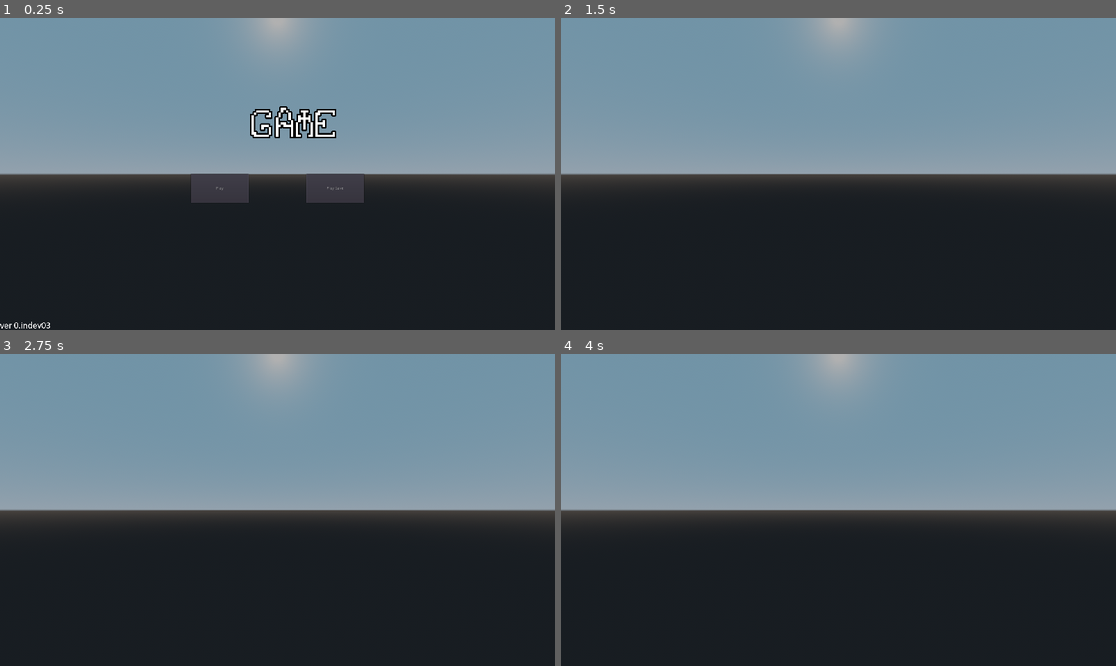
Above: before the commit, frames 1-4 (two rows, left to right).
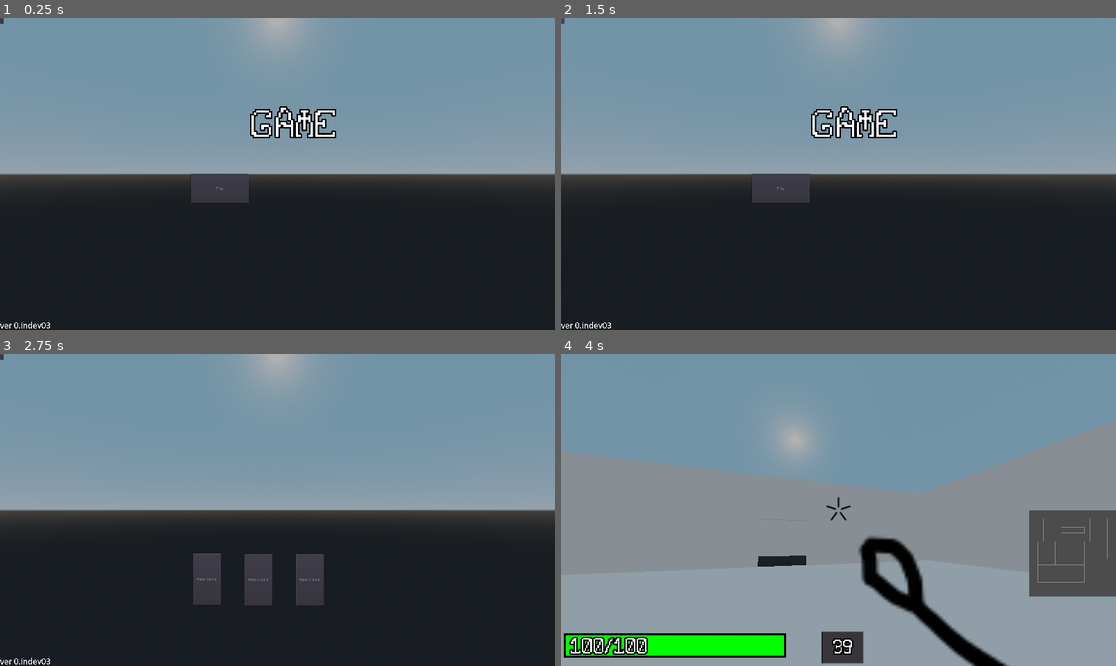
Above: after the commit, the same moments.

Repository: gc-27/Untitled_Proj_Game
Game: Godot game, scene res://Game Assets/world.tscn
Two runs of this game, one before a commit and one after it. Both use one fixed random seed, a clock stepped at 60 frames per second and the inputs below. The engine's default icon, where the game draws it, is replaced by a stand-in: a white triangle on a blue panel in a dark square.
Inputs (mouse positions are in pixels of both pictures, inside the frame that each line leads up to):
- Up to frame 1 (0.25 s): no input
- Up to frame 2 (1.5 s): click (894, 189) at 0.5 s, where only the run before the commit has a clickable "Play Save"; click (561, 21) at 1.27 s
- Up to frame 3 (2.75 s): click (222, 525) at 2 s, where only the run after the commit has a clickable "Play"
- Up to frame 4 (4 s): click (766, 578) at 2.75 s, where only the run after the commit has a clickable "New Game"; move the mouse to (866, 510) at 3.52 s; hold W (wiz_forward) from 3.53 s (still down); tap Q (technique) at 3.6 s; tap Space (jump) at 3.77 s

The runs differ from the first frame. In frame 1, 0.7% of the frame differs, in the area x 0-66%, y 0-60%; in frame 2, 1.8%; in frame 3, 2.6%; in frame 4, 51%, in the area x 0-100%, y 0-100%.

Commit message:
coding

Diff:
--- a/Game Assets/Main Menu/menu.tscn
+++ b/Game Assets/Main Menu/menu.tscn
@@ -17,6 +17,7 @@
 [node name="Control" type="Control"]
 anchor_right = 1.0
 anchor_bottom = 1.0
+script = ExtResource( 1 )
 
 [node name="Play Button" type="Button" parent="."]
 margin_left = 660.0
@@ -24,15 +25,6 @@
 margin_right = 860.0
 margin_bottom = 640.0
 text = "Play"
-script = ExtResource( 1 )
-
-[node name="Play Save Button" type="Button" parent="."]
-margin_left = 1060.0
-margin_top = 540.0
-margin_right = 1260.0
-margin_bottom = 640.0
-text = "Play Save"
-script = ExtResource( 1 )
 
 [node name="Title" type="RichTextLabel" parent="."]
 anchor_right = 0.112
@@ -55,5 +47,37 @@
 text = "ver 0.indev03"
 scroll_active = false
 
-[connection signal="pressed" from="Play Button" to="Play Button" method="_on_Play_Button_pressed"]
-[connection signal="pressed" from="Play Save Button" to="Play Button" method="_on_Play_Save_Button_pressed"]
+[node name="BackButton" type="Button" parent="."]
+margin_right = 12.0
+margin_bottom = 20.0
+
+[node name="SaveButtons" type="Control" parent="."]
+visible = false
+margin_right = 40.0
+margin_bottom = 40.0
+
+[node name="SaveButton1" type="Button" parent="SaveButtons"]
+margin_left = 667.0
+margin_top = 691.0
+margin_right = 764.0
+margin_bottom = 869.0
+text = "Save 1"
+
+[node name="SaveButton2" type="Button" parent="SaveButtons"]
+margin_left = 846.0
+margin_top = 693.0
+margin_right = 943.0
+margin_bottom = 871.0
+text = "Save 2"
+
+[node name="SaveButton3" type="Button" parent="SaveButtons"]
+margin_left = 1024.0
+margin_top = 693.0
+margin_right = 1121.0
+margin_bottom = 871.0
+text = "Save 3"
+
+[connection signal="pressed" from="Play Button" to="." method="_on_Play_Button_pressed"]
+[connection signal="pressed" from="SaveButtons/SaveButton1" to="." method="_on_SaveButton1_pressed"]
+[connection signal="pressed" from="SaveButtons/SaveButton2" to="." method="_on_SaveButton2_pressed"]
+[connection signal="pressed" from="SaveButtons/SaveButton3" to="." method="_on_SaveButton3_pressed"]
--- a/Game Assets/Main Menu/playbutton.gd
+++ b/Game Assets/Main Menu/playbutton.gd
@@ -1,14 +1,61 @@
-extends Button
+extends Control
+
+var save_1_exists
+var save_2_exists
+var save_3_exists
+
+var previous_menus = []
+var current_menu
+
+
 
 
 func _ready():
 	pass
 
 func _on_Play_Button_pressed():
-	owner.hide()
-	global.start_game()
+	$Title.hide()
+	$"Play Button".hide()
+	$SaveButtons.show()
+	var save_game = File.new()
 
-func _on_Play_Save_Button_pressed():
-	owner.hide()
-	global.loading_from_save = true
-	global.load_game()
+	save_1_exists = save_game.file_exists("user://savegame1.save")
+	$SaveButtons/SaveButton1.text = "Load Game" if save_1_exists else "New Game"
+
+	save_2_exists = save_game.file_exists("user://savegame2.save")
+	$SaveButtons/SaveButton2.text = "Load Game" if save_2_exists else "New Game"
+
+	save_3_exists = save_game.file_exists("user://savegame3.save")
+	$SaveButtons/SaveButton3.text = "Load Game" if save_3_exists else "New Game"
+
+
+
+
+
+
+func _on_SaveButton1_pressed():
+	hide()
+	global.save_file = 1
+	if save_1_exists:
+		global.loading_from_save = true
+		global.load_game()
+	else:
+		global.start_game()
+
+func _on_SaveButton2_pressed():
+	hide()
+	global.save_file = 2
+	if save_2_exists:
+		global.loading_from_save = true
+		global.load_game()
+	else:
+		global.start_game()
+
+func _on_SaveButton3_pressed():
+	hide()
+	global.save_file = 3
+	if save_3_exists:
+		global.loading_from_save = true
+		global.load_game()
+	else:
+		global.start_game()
--- a/Game Assets/Rooms/generation/levelgeneration.gd
+++ b/Game Assets/Rooms/generation/levelgeneration.gd
@@ -114,6 +114,7 @@
 func generate():
 	gen_room_pos = Vector3(0,0,0)
 	gen_room = global.read_json("res://Data/rooms_data/difficulty_null.json").starting_room
+	room_name = "starting_room"
 	for i in room_count:
 		randomize()
 		checkerN.transform.origin = Vector3(gen_room_pos.x + side_origins.N[0],0,gen_room_pos.z+ side_origins.N[2])
--- a/Game Assets/Rooms/generation/roomcheck.tscn
+++ b/Game Assets/Rooms/generation/roomcheck.tscn
@@ -4,7 +4,7 @@
 
 [sub_resource type="BoxShape" id=1]
 
-[node name="area" type="Spatial"]
+[node name="area" type="Spatial" groups=["checkers"]]
 
 [node name="Area" type="Area" parent="."]
 
--- a/Game Assets/Rooms/generation/roomspawner.gd
+++ b/Game Assets/Rooms/generation/roomspawner.gd
@@ -14,8 +14,7 @@
 			spawn.dead = enemy.dead
 			spawn.transform.origin = Vector3(enemy.pos_x, enemy.pos_y, enemy.pos_z)
 			room.enemies.append(spawn)
-		if room.enemies == []:
-			room.room_cleared = true
+
 
 func parse_pickup_data(pickupdat):
 	for pickup in pickupdat:
--- a/Game Assets/Rooms/roomscript.gd
+++ b/Game Assets/Rooms/roomscript.gd
@@ -1,16 +1,17 @@
 extends Node
 
 var room_id
-var room_cleared
+var room_cleared = false
 var enemies = []
 var pickups = []
 var valid_sides = []
 var room_type
+var ready
 var doors = {
-	"N": null,
-	"E": null,
-	"S": null,
-	"W": null,
+	"North": null,
+	"East": null,
+	"South": null,
+	"West": null,
 }
 var room_number
 
@@ -19,16 +20,39 @@
 
 func _ready():
 	if valid_sides.find('N') != -1:
-		doors.N = $"Navigation/NavMesh/Walls/North Wall/Cutout"
+		var north_check = load('res://Game Assets/Rooms/generation/roomcheck.tscn').instance()
+		north_check.transform.origin = Vector3(0, 0, -80)
+		north_check.script = load('res://Game Assets/Rooms/sidecheck.gd')
+		north_check.v = "North"
+		add_child(north_check)
 	if valid_sides.find('E') != -1:
-		doors.E = $"Navigation/NavMesh/Walls/East Wall/Cutout"
+		var east_check = load('res://Game Assets/Rooms/generation/roomcheck.tscn').instance()
+		east_check.transform.origin = Vector3(80, 0, 0)
+		east_check.script = load('res://Game Assets/Rooms/sidecheck.gd')
+		east_check.v = "East"
+		add_child(east_check)
 	if valid_sides.find('S') != -1:
-		doors.S = $"Navigation/NavMesh/Walls/South Wall/Cutout"
+		var south_check = load('res://Game Assets/Rooms/generation/roomcheck.tscn').instance()
+		south_check.transform.origin = Vector3(0, 0, 80)
+		south_check.script = load('res://Game Assets/Rooms/sidecheck.gd')
+		south_check.v = "South"
+		add_child(south_check)
 	if valid_sides.find('W') != -1:
-		doors.W = $"Navigation/NavMesh/Walls/West Wall/Cutout"
-	change_doors(0)
+		var west_check = load('res://Game Assets/Rooms/generation/roomcheck.tscn').instance()
+		west_check.transform.origin = Vector3(-80, 0, 0)
+		west_check.script = load('res://Game Assets/Rooms/sidecheck.gd')
+		west_check.v = "West"
+		add_child(west_check)
+	global.timer.wait_time = .1
+	global.timer.start()
+	yield(global.timer, "timeout")
+	ready = true
+	if room_type == "starting_room":
+		print(doors)
+	change_doors(2)
 
 func start_room():
+	room_cleared = false
 	change_doors(0)
 	global.player.current_room_id = room_id
 	global.player.current_room = self
@@ -44,17 +68,21 @@
 
 
 func _process(_delta):
-	if not room_cleared:
-		if global.player.current_room_id == room_id:
-			for enemy in enemies:
-				if not enemy.dead:
-					return
+	if ready:
+		if enemies == [] and not room_cleared:
 			clear_room()
+		if not room_cleared:
+			if global.player.current_room_id == room_id:
+				for enemy in enemies:
+					if not enemy.dead:
+						return
+				clear_room()
 
 func clear_room():
+	room_cleared = true
+	change_doors(2)
 	enemies = []
 	spawn_pickups()
-	room_cleared = true
 	global.save_game()
 
 func save():
--- a/Game Assets/Rooms/roomtrigger.gd
+++ b/Game Assets/Rooms/roomtrigger.gd
@@ -7,3 +7,6 @@
 	if body == global.player:
 		if not owner.room_cleared and body.current_room_id != owner.room_id:
 			owner.start_room()
+		else:
+			body.current_room_id = owner.room_id
+			body.current_room = owner
--- a/Game Assets/Rooms/sidecheck.gd
+++ b/Game Assets/Rooms/sidecheck.gd
@@ -1,9 +1,16 @@
 extends Spatial
 
 var v
+var door
+
+func _ready():
+	door = get_parent().get_node("Navigation").get_node("NavMesh").get_node("Walls").get_node("%s Wall" %v).get_node("Cutout")
+	door.operation = 0
+
 
 func _on_Area_body_entered(body):
 	if body.owner != null:
 		if body.owner.is_in_group("Rooms"):
-			get_parent().doors.remove(v)
-			pass
+			if body.owner.room_id != get_parent().room_id:
+				get_parent().doors[v] = door
+				pass
--- a/Game Assets/Rooms/tunnel_ew/room.tscn
+++ b/Game Assets/Rooms/tunnel_ew/room.tscn
@@ -1,7 +1,8 @@
-[gd_scene load_steps=6 format=2]
+[gd_scene load_steps=8 format=2]
 
 [ext_resource path="res://Game Assets/Rooms/roomscript.gd" type="Script" id=1]
 [ext_resource path="res://Game Assets/Rooms/doorcheck.gd" type="Script" id=2]
+[ext_resource path="res://Game Assets/Rooms/roomtrigger.gd" type="Script" id=3]
 
 [sub_resource type="NavigationMesh" id=2]
 vertices = PoolVector3Array( -10, 20.5, 29.75, -9.75, 20.5, 39.5, -9.75, 20.5, 29.5, -9.75, 20.5, -30.25, -10, 20.5, -3 …(1250 unchanged characters)…
@@ -12,6 +13,9 @@
 
 [sub_resource type="BoxShape" id=3]
 extents = Vector3( 5, 5, 10 )
+
+[sub_resource type="BoxShape" id=4]
+extents = Vector3( 8, 10, 38 )
 
 [node name="Room" type="Spatial" groups=["Persist", "Rooms"]]
 script = ExtResource( 1 )
@@ -112,5 +116,16 @@
 [node name="CollisionShape" type="CollisionShape" parent="DoorTriggers/WTrigger"]
 shape = SubResource( 3 )
 
+[node name="RoomTrigger" type="Spatial" parent="."]
+transform = Transform( -4.37114e-08, 0, 1, 0, 1, 0, -1, 0, -4.37114e-08, 0, 0, 0 )
+script = ExtResource( 3 )
+
+[node name="Trigger" type="Area" parent="RoomTrigger"]
+transform = Transform( 1, 0, 0, 0, 1, 0, 0, 0, 1, 0, 10, 0 )
+
+[node name="Collision" type="CollisionShape" parent="RoomTrigger/Trigger"]
+shape = SubResource( 4 )
+
 [connection signal="body_entered" from="DoorTriggers/ETrigger" to="DoorTriggers" method="_on_ETrigger_body_entered"]
 [connection signal="body_entered" from="DoorTriggers/WTrigger" to="DoorTriggers" method="_on_WTrigger_body_entered"]
+[connection signal="body_entered" from="RoomTrigger/Trigger" to="RoomTrigger" method="_on_Trigger_body_entered"]
--- a/Game Assets/Rooms/tunnel_ns/room.tscn
+++ b/Game Assets/Rooms/tunnel_ns/room.tscn
@@ -1,7 +1,8 @@
-[gd_scene load_steps=6 format=2]
+[gd_scene load_steps=8 format=2]
 
 [ext_resource path="res://Game Assets/Rooms/roomscript.gd" type="Script" id=1]
 [ext_resource path="res://Game Assets/Rooms/roomtrigger.gd" type="Script" id=2]
+[ext_resource path="res://Game Assets/Rooms/doorcheck.gd" type="Script" id=3]
 
 [sub_resource type="NavigationMesh" id=2]
 vertices = PoolVector3Array( -10, 20.5, 29.75, -9.75, 20.5, 39.5, -9.75, 20.5, 29.5, -9.75, 20.5, -30.25, -10, 20.5, -3 …(1250 unchanged characters)…
@@ -12,6 +13,9 @@
 
 [sub_resource type="BoxShape" id=3]
 extents = Vector3( 8, 10, 38 )
+
+[sub_resource type="BoxShape" id=4]
+extents = Vector3( 5, 5, 10 )
 
 [node name="Room" type="Spatial" groups=["Persist", "Rooms"]]
 script = ExtResource( 1 )
@@ -104,4 +108,21 @@
 [node name="Collision" type="CollisionShape" parent="RoomTrigger/Trigger"]
 shape = SubResource( 3 )
 
+[node name="DoorTriggers" type="Spatial" parent="."]
+script = ExtResource( 3 )
+
+[node name="ETrigger" type="Area" parent="DoorTriggers"]
+transform = Transform( 1, 0, 0, 0, 1, 0, 0, 0, 1, 0, 5, -40 )
+
+[node name="CollisionShape" type="CollisionShape" parent="DoorTriggers/ETrigger"]
+shape = SubResource( 4 )
+
+[node name="WTrigger" type="Area" parent="DoorTriggers"]
+transform = Transform( 1, 0, 0, 0, 1, 0, 0, 0, 1, 0, 5, 40 )
+
+[node name="CollisionShape" type="CollisionShape" parent="DoorTriggers/WTrigger"]
+shape = SubResource( 4 )
+
 [connection signal="body_entered" from="RoomTrigger/Trigger" to="RoomTrigger" method="_on_Trigger_body_entered"]
+[connection signal="body_entered" from="DoorTriggers/ETrigger" to="DoorTriggers" method="_on_ETrigger_body_entered"]
+[connection signal="body_entered" from="DoorTriggers/WTrigger" to="DoorTriggers" method="_on_WTrigger_body_entered"]
--- a/Game Assets/global.gd
+++ b/Game Assets/global.gd
@@ -4,7 +4,7 @@
 
 var player = ""
 var counter = 0
-var testing = true
+var testing = false
 var save_file = 1
 onready var world = get_parent().get_node("World")
 onready var timer = $Timer
@@ -88,14 +88,15 @@
 		for r in global.read_json("res://Data/rooms_data/difficulty_null.json"):
 			if r == "test":
 				room_name = r
-		var room = room_spawner.spawn_room(gen_room, gen_room_pos, room_name)
+		room_spawner.spawn_room(gen_room, gen_room_pos, room_name)
 		gen_room_pos = Vector3(0,0,80)
 		gen_room = global.read_json("res://Data/rooms_data/difficulty_null.json").test
 		for r in global.read_json("res://Data/rooms_data/difficulty_null.json"):
 			if r == "test":
 				room_name = r
-		room = room_spawner.spawn_room(gen_room, gen_room_pos, room_name)
+		room_spawner.spawn_room(gen_room, gen_room_pos, room_name)
 	Input.set_mouse_mode(Input.MOUSE_MODE_CAPTURED)
+	save_game()
 
 
 func scale_array(array):
--- a/Game Assets/world.gd
+++ b/Game Assets/world.gd
@@ -2,8 +2,8 @@
 
 
 func _ready():
-	var gui = load("res://Game Assets/Main Menu/menu.tscn").instance()
-	add_child(gui)
+	var menu = load("res://Game Assets/Main Menu/menu.tscn").instance()
+	add_child(menu)
 
 
 
--- a/Player Assets/HUD/minimapcamera.gd
+++ b/Player Assets/HUD/minimapcamera.gd
@@ -4,8 +4,8 @@
 
 # Called when the node enters the scene tree for the first time.
 func _process(_delta):
-	#transform.origin.x = global.player.current_room.transform.origin.x
-	#transform.origin.z = global.player.current_room.transform.origin.z
+	transform.origin.x = global.player.current_room.transform.origin.x
+	transform.origin.z = global.player.current_room.transform.origin.z
 	pass
 
 
--- a/Player Assets/player.gd
+++ b/Player Assets/player.gd
@@ -36,7 +36,7 @@
 
 
 var weapon = "default"
-var player_class = "archmage"
+var player_class = "magician"
 var cooldown = load("res://player assets/cooldown.gd")
 var primary_cooldown
 
